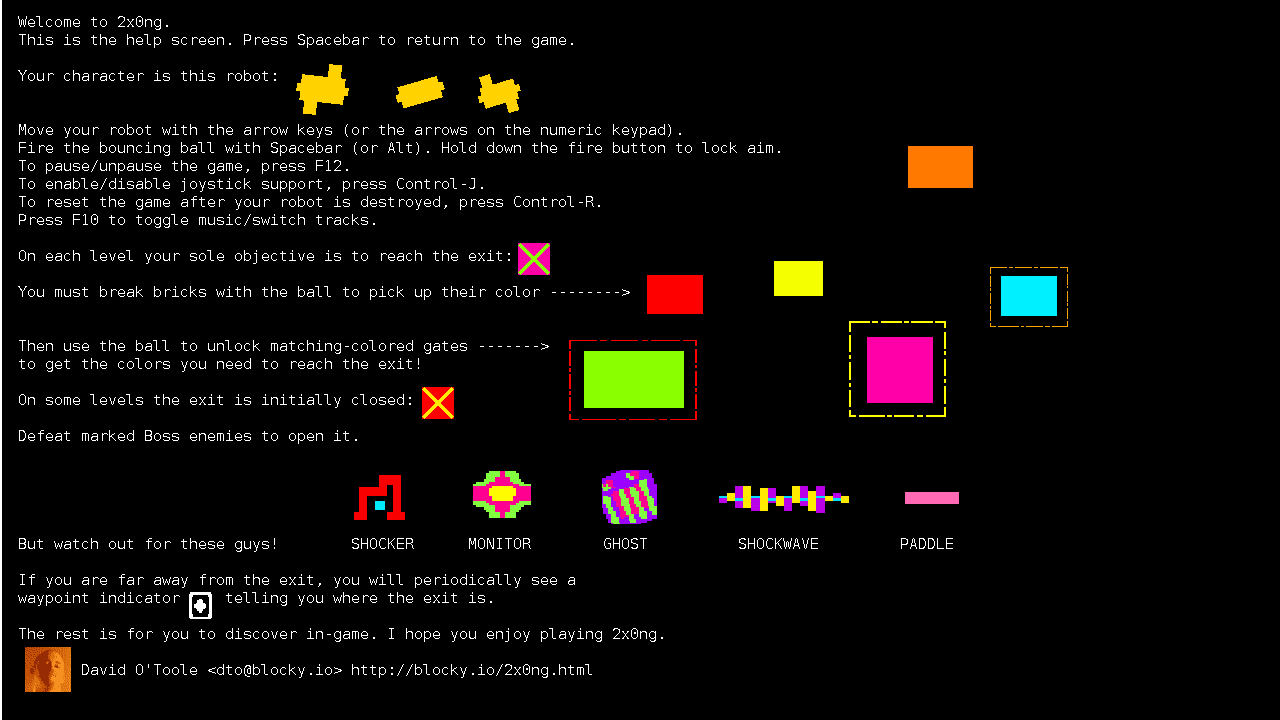
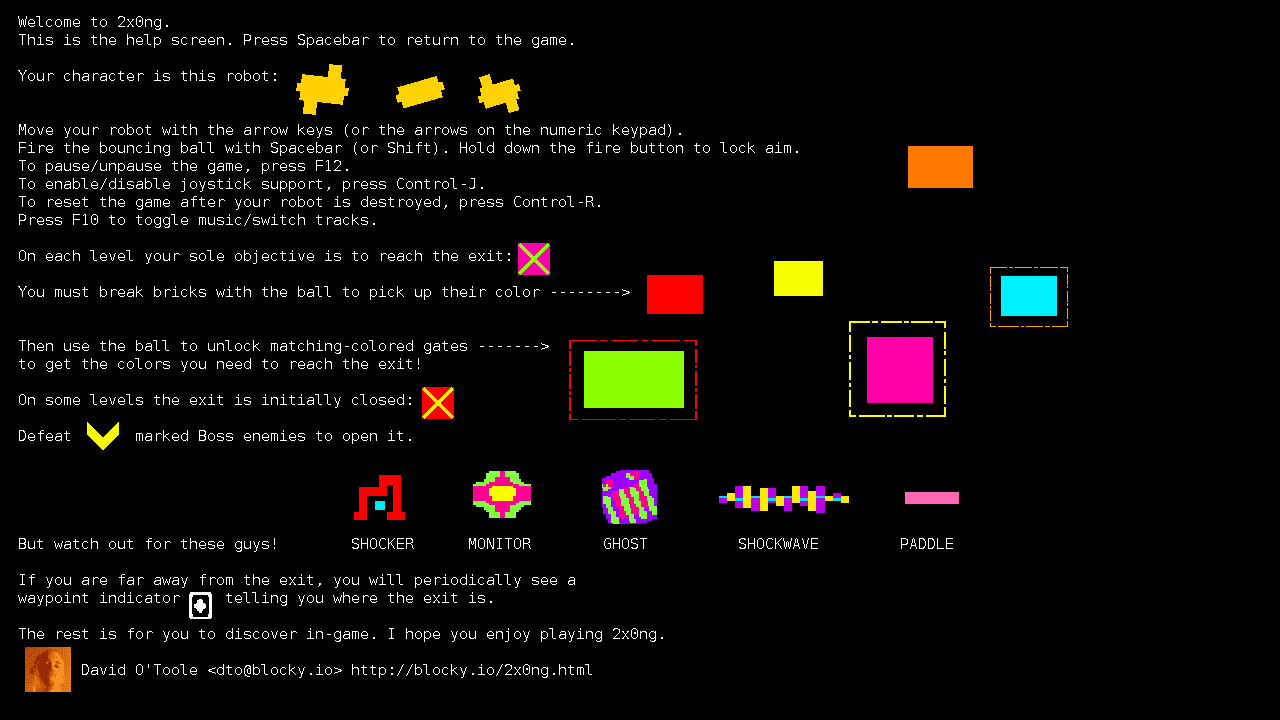
Before/after of a 1280px x 720px layered artwork. What changed in the layer stack:
painted on "Welcome to 2x0ng. ..." over [82, 142, 798, 444]
painted on "Background" over [0, 0, 119, 720]
